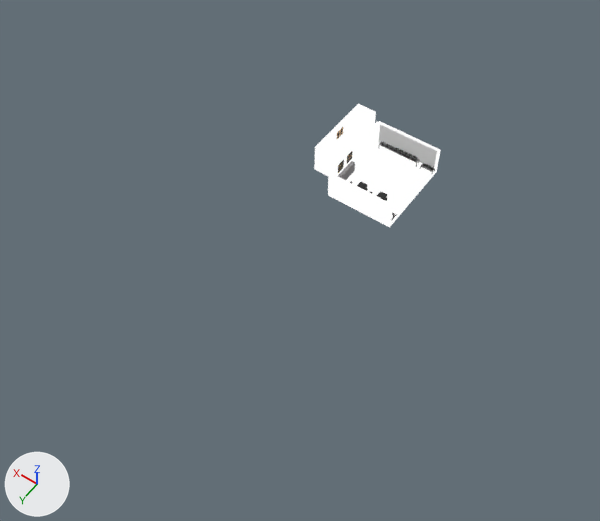
A saved change to the glTF model public/glb/c1.glb.
Rendered twice from a 50 mm lens placed at (-45.7, 86.3, 101.6), pointed at (-0.8, 23.4, 2.8). The lights are fixed; the arrows at lower left show +X, +Y and +Z. Where no turn or scale is listed for an object, it has been applied to the vertices. Vertices at the same position are counted once.

In view in the first picture: 'Espelho', 'Parede.L'.
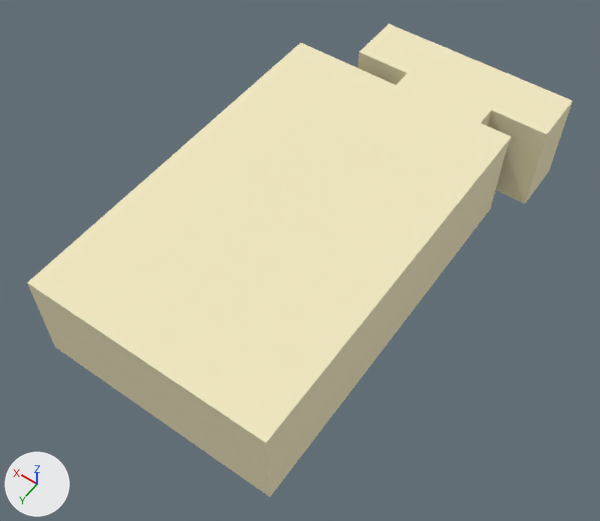
Edits to the bpy script that builds the scene:
```text
Change mat_parede:
    remove n0 = _N.new('ShaderNodeEmission'); n0.name = 'Emission'
    remove n1 = _N.new('ShaderNodeLightPath'); n1.name = 'Light Path'
    remove n2 = _N.new('ShaderNodeBsdfTransparent'); n2.name = 'Transparent BSDF'
    remove n3 = _N.new('ShaderNodeMixShader'); n3.name = 'Mix Shader'
    add n5 = _N.new('ShaderNodeBsdfPrincipled'); n5.name = 'Principled BSDF'
    add n5.inputs[0].default_value = (0.891, 0.818, 0.538, 1.0)  # 'Base Color', beige #f2e9c2
    add n5.inputs[2].default_value = 1.0  # 'Roughness'
    where n4 = _N.new('ShaderNodeOutputMaterial'); n4.name = 'Material Output'
    remove _L.new(n1.outputs[0], n3.inputs[0])  # 'Is Camera Ray' to 'Factor'
    remove _L.new(n2.outputs[0], n3.inputs[1])  # 'BSDF' to 'Shader'
    remove _L.new(n0.outputs[0], n3.inputs[2])  # 'Emission' to 'Shader'
    remove _L.new(n3.outputs[0], n4.inputs[0])  # 'Shader' to 'Surface'
    add _L.new(n5.outputs[0], n4.inputs[0])  # 'BSDF' to 'Surface'
Change mat_chao:
    remove # nodes: BsdfTransparent, Emission, LightPath, MixShader, OutputMaterial
    nodes: BsdfPrincipled, OutputMaterial
    colours: black #323232
Change me_cube_003:
    used by ob_parede_l; location = (-1.1, -7.5, 2.2); rotation_euler = (0.0, 0.0, -1.571), in degrees (0, 0, -90)
    remove me_cube_003.from_pydata(...)  # 120 vertices, 192 faces; spans x -15.0..1.7, y -6.0..11.3, z -2.6..2.6
    add me_cube_003.from_pydata(...)  # 112 vertices, 192 faces; spans x -8.4..8.4, y -17.0..11.5, z -1.6..4.2
    me_cube_003 part 1: a new loose piece, a box spanning x -4.76..-4.15, y 7.9..10.92, z -1.6..4.15, in mat_parede (beige #f2e9c2)
    me_cube_003 part 2: a new loose piece, a box spanning x 7.77..8.38, y 7.9..10.92, z -1.6..4.15, in mat_parede (beige #f2e9c2)
    me_cube_003 part 3: a new loose piece, a box spanning x -4.76..8.38, y 10.92..11.53, z -1.6..4.15, in mat_parede (beige #f2e9c2)
    me_cube_003 part 4: a new loose piece of 52 vertices spanning x -8.4..7.8, y -17.0..10.9, z -1.6..4.2
    me_cube_003 part 5: a new loose piece of 14 vertices spanning x -4.1..-0.5, y 6.5..8.5, z -1.6..4.2, in mat_parede (beige #f2e9c2)
    me_cube_003 part 6: a new loose piece of 14 vertices spanning x 4.1..7.8, y 6.5..8.5, z -1.6..4.2, in mat_parede (beige #f2e9c2)
    me_cube_003 part 7: 9 loose pieces with 72 vertices, spanning x -15.0..1.7, y -6.0..10.6, z -2.6..2.6, are deleted
    me_cube_003 part 8: 48 vertices removed from x -14.7..1.7, y -6.0..11.3, z -2.6..2.6
Add me_cube_039:
    me_cube_039.from_pydata(...)  # a box spanning x -19.4..19.4, y -0.5..0.5, z -7.8..7.8
    me_cube_039.materials.append(mat_parede)  # beige #f2e9c2
Add me_cube_017:
    me_cube_017.from_pydata(...)  # 32 vertices, 60 faces; spans x -22.6..20.3, y -38.0..35.2, z -0.5..0.5
    me_cube_017.materials.append(mat_parede)  # beige #f2e9c2
Change ob_parede_l:
    ob_parede_l.location: (-1.1, -7.5, 2.2) -> (-0.8, 9.9, 2.9)
    ob_parede_l.rotation_euler: (0.0, 0.0, -1.571) -> (0.0, 0.0, -3.142)  # degrees (0, 0, -90) -> degrees (0, 0, -180)
    ob_parede_l.scale: (1.0, 1.0, 1.0) -> (2.57, 2.57, 2.57)
Add ob_parede_f:
    ob_parede_f = bpy.data.objects.new('Parede.F', me_cube_039)
    ob_parede_f.location = (1.2, 54.0, 6.7)
Add ob_teto:
    ob_teto = bpy.data.objects.new('Teto', me_cube_017)
    ob_teto.location = (0.3, 18.3, 14.0)
```

Pixel boxes (x1, y1, x2, y2) of what changed, in the pictures (600 x 521 px):
'Teto', added (beige)
    after: (33, 24, 573, 440)
'Parede.L', recoloured, reshaped, moved, turned, rescaled
    before: (314, 104, 441, 227)
    after: (271, 57, 571, 491)
'Parede.F', added (beige)
    after: (27, 278, 274, 497)
part 1 of me_cube_003, added
    after: (358, 57, 367, 72)
part 2 of me_cube_003, added (beige)
    after: (516, 111, 567, 204)
part 3 of me_cube_003, added
    after: (545, 106, 571, 176)
part 4 of me_cube_003, added (beige)
    after: (271, 145, 508, 491)
part 5 of me_cube_003, added (yellow)
    after: (366, 60, 404, 85)
part 6 of me_cube_003, added (yellow)
    after: (483, 115, 536, 200)
part 7 of me_cube_003, deleted
    before: (317, 105, 441, 227)
part 8 of me_cube_003, deleted
    before: (314, 104, 436, 225)
